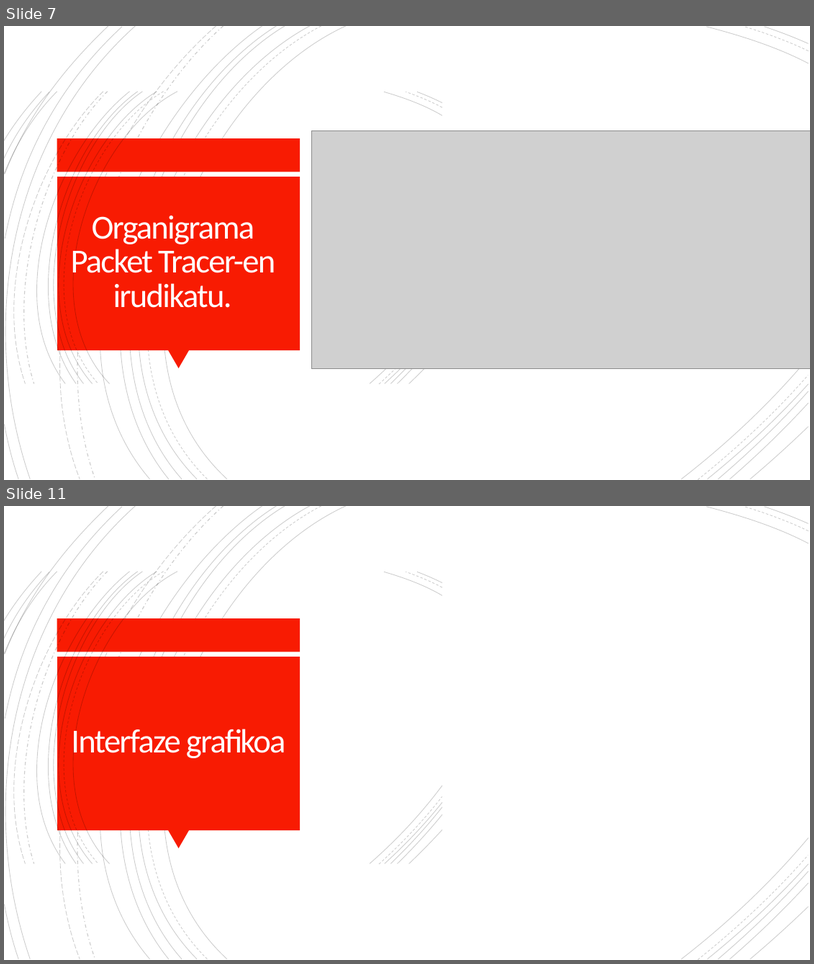
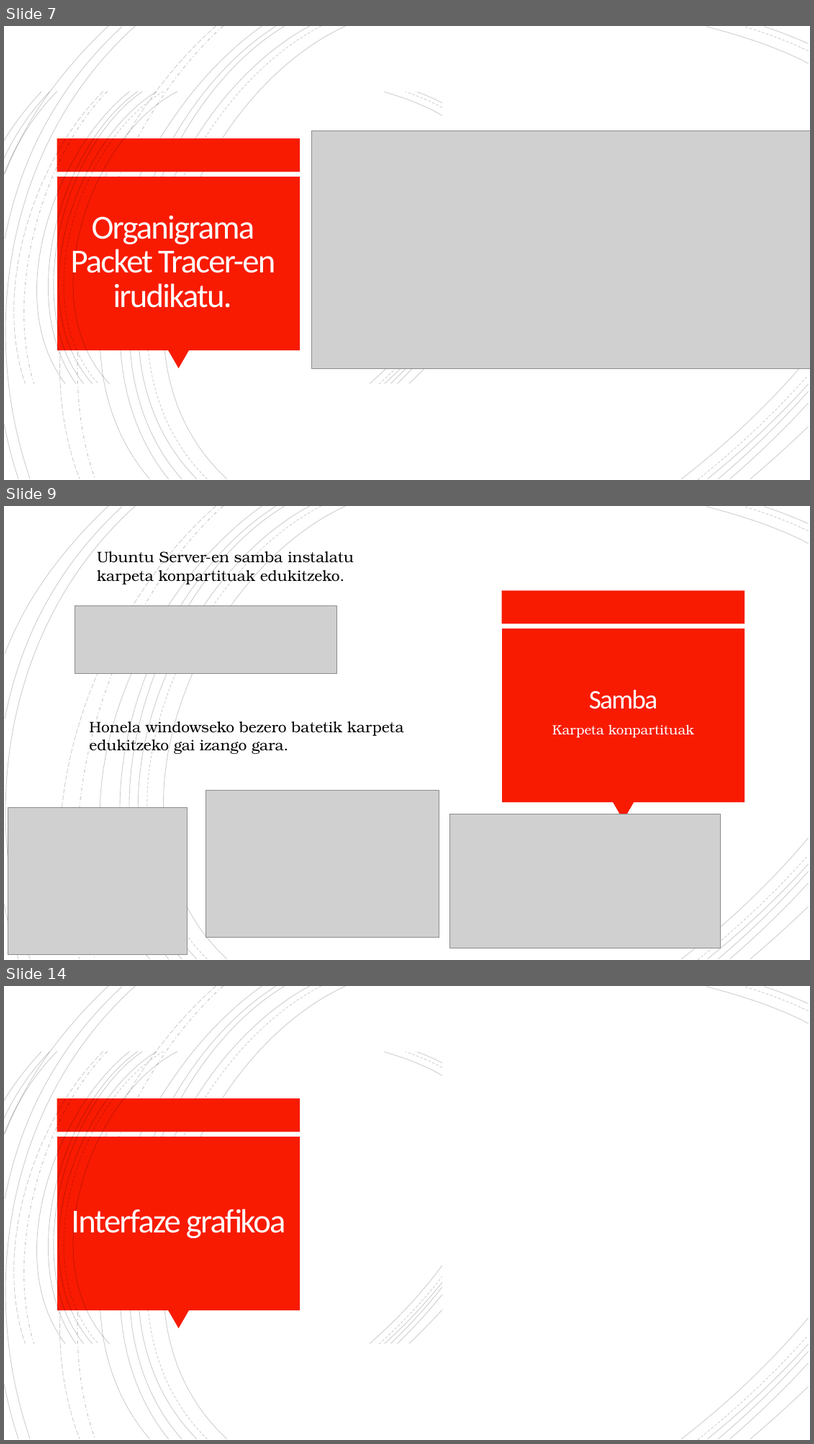
Before and after one commit to OceansForce/Erronka_5_Taldea, a slide deck: Aurkezpena/AurkezpenaTaldea5.pptx. Shown one above the other, each under a label of ours: slides 7 and 11 before the commit, slides 7, 9 and 14 after it; the slides between them are not shown. The pictures are 814x964 and 814x1444 pixels, drawn with LibreOffice and Linux fonts; fonts in the diff are those of the drawing; grey boxes stand for pictures; background and template pictures are left out. Boxes give left, top, right and bottom in pixels: in the first picture for what was removed or moved away, otherwise in the second. Text is boxed around its words. In the diff, an @@ line names an element or a change of style, - is before the commit and + after.

```diff
--- a/Aurkezpena/AurkezpenaTaldea5.pptx
+++ b/Aurkezpena/AurkezpenaTaldea5.pptx
@@ slide 9 added at box(4, 506, 810, 960), background #FFFFFF; not listed: 21 template elements that a slide beside it also shows @@
@@ text added at box(97, 548, 354, 585), 18 pt, text #000000 @@
+Ubuntu Server-en samba instalatu karpeta konpartituak edukitzeko.
@@ rectangle added at box(502, 591, 745, 624), fill #F81B02 @@
@@ picture added at box(75, 606, 337, 673) @@
@@ rectangle added at box(502, 629, 745, 803), fill #F81B02 @@
@@ title added at box(589, 690, 658, 709), 32 pt, text #FFFEFF @@
+Samba
@@ text added at box(89, 718, 404, 754), 18 pt, text #000000 @@
+Honela windowseko bezero batetik karpeta edukitzeko gai izango gara.
@@ text added at box(553, 724, 694, 738), 16 pt, text #FFFEFF @@
+Karpeta konpartituak
@@ picture added at box(8, 807, 188, 955) @@
@@ picture added at box(206, 790, 440, 937) @@
@@ triangle added at box(613, 802, 634, 820), fill #F81B02 @@
@@ picture added at box(450, 813, 721, 947) @@
@@ what was slide 11 is now slide 14 @@
```
Also in this commit, not shown: 3 slides changed, 3 other slides added, 3 slides removed, 5 other files.
